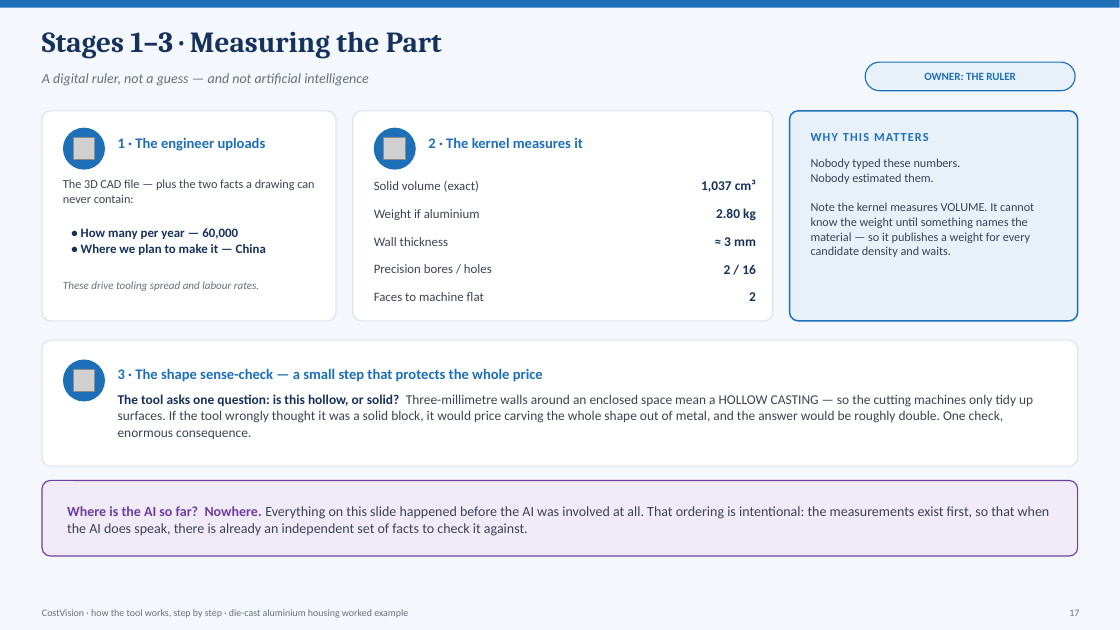
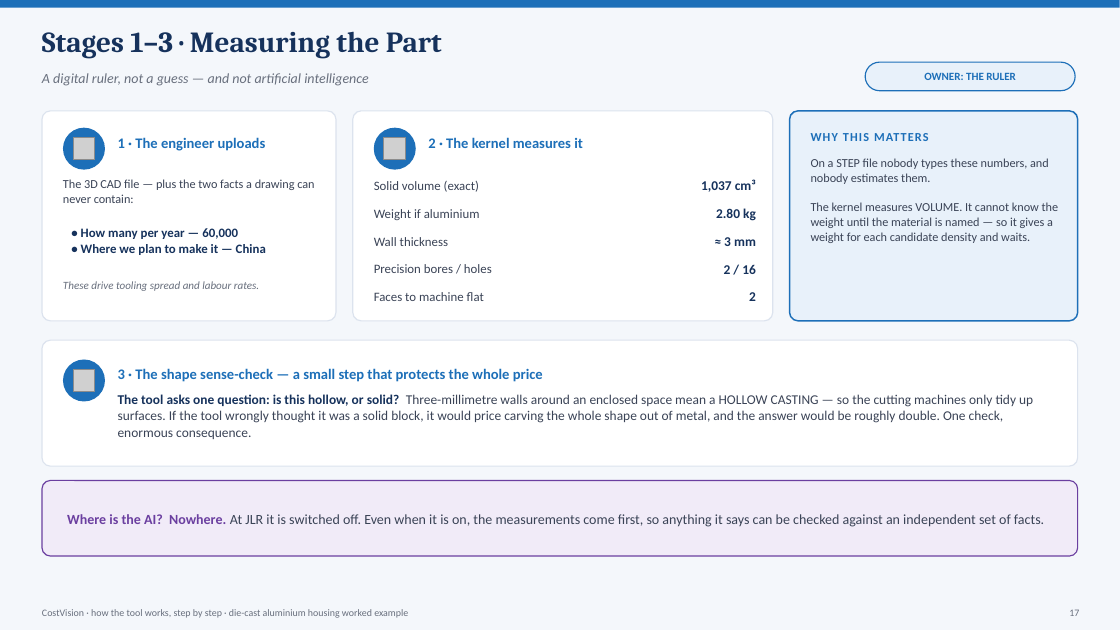
Before and after one commit to bhosaleavinash546/leamington-marathi, a slide deck: slide 17 of CostVision-Workflow-Explained.pptx. Drawn at 1120x630 pixels with LibreOffice and Linux fonts; fonts in the diff are those of the drawing; grey boxes stand for pictures. Boxes give left, top, right and bottom in pixels: in the first picture for what was removed or moved away, otherwise in the second. Text is boxed around its words. In the diff, an @@ line names an element or a change of style, - is before the commit and + after.

```diff
--- a/CostVision-Workflow-Explained.pptx
+++ b/CostVision-Workflow-Explained.pptx
@@ text at (x1=811, y1=158, x2=1059, y2=243): text changed @@
-Nobody typed these numbers.
-Nobody estimated them.
-Note the kernel measures VOLUME. It cannot know the weight until something names the material — so it publishes a weight for every candidate density and waits.
+On a STEP file nobody types these numbers, and nobody estimates them.
+The kernel measures VOLUME. It cannot know the weight until the material is named — so it gives a weight for each candidate density and waits.
@@ text at (x1=67, y1=514, x2=1044, y2=527): text changed @@
-Where is the AI so far? Nowhere. Everything on this slide happened before the AI was involved at all. That ordering is intentional: the measurements exist first, so that when the AI does speak, there is already an independent set of facts to check it against.
+Where is the AI? Nowhere. At JLR it is switched off. Even when it is on, the measurements come first, so anything it says can be checked against an independent set of facts.
```
Also in this commit, not shown: 47 other slides changed, 1 other file.
